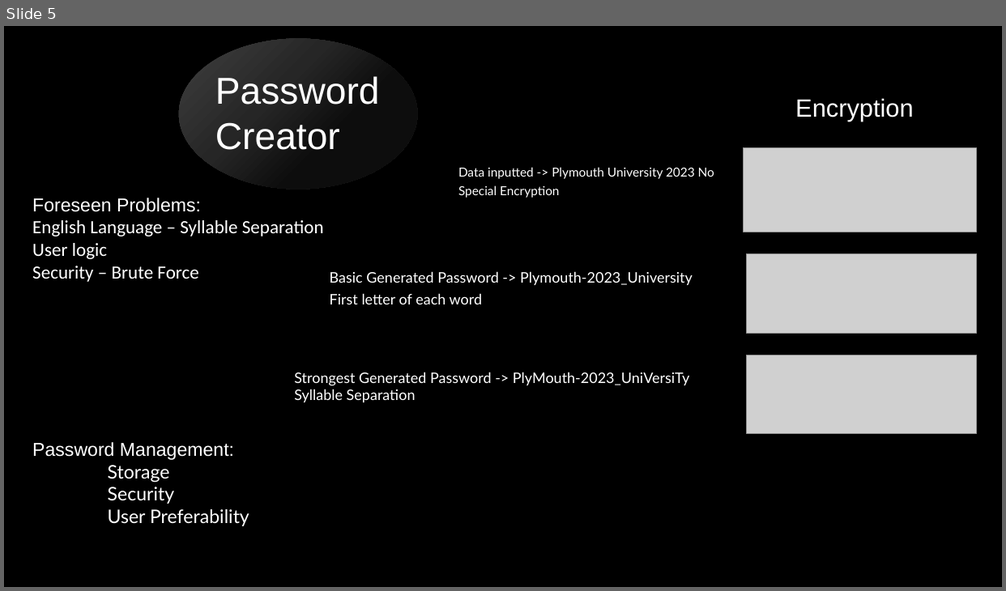
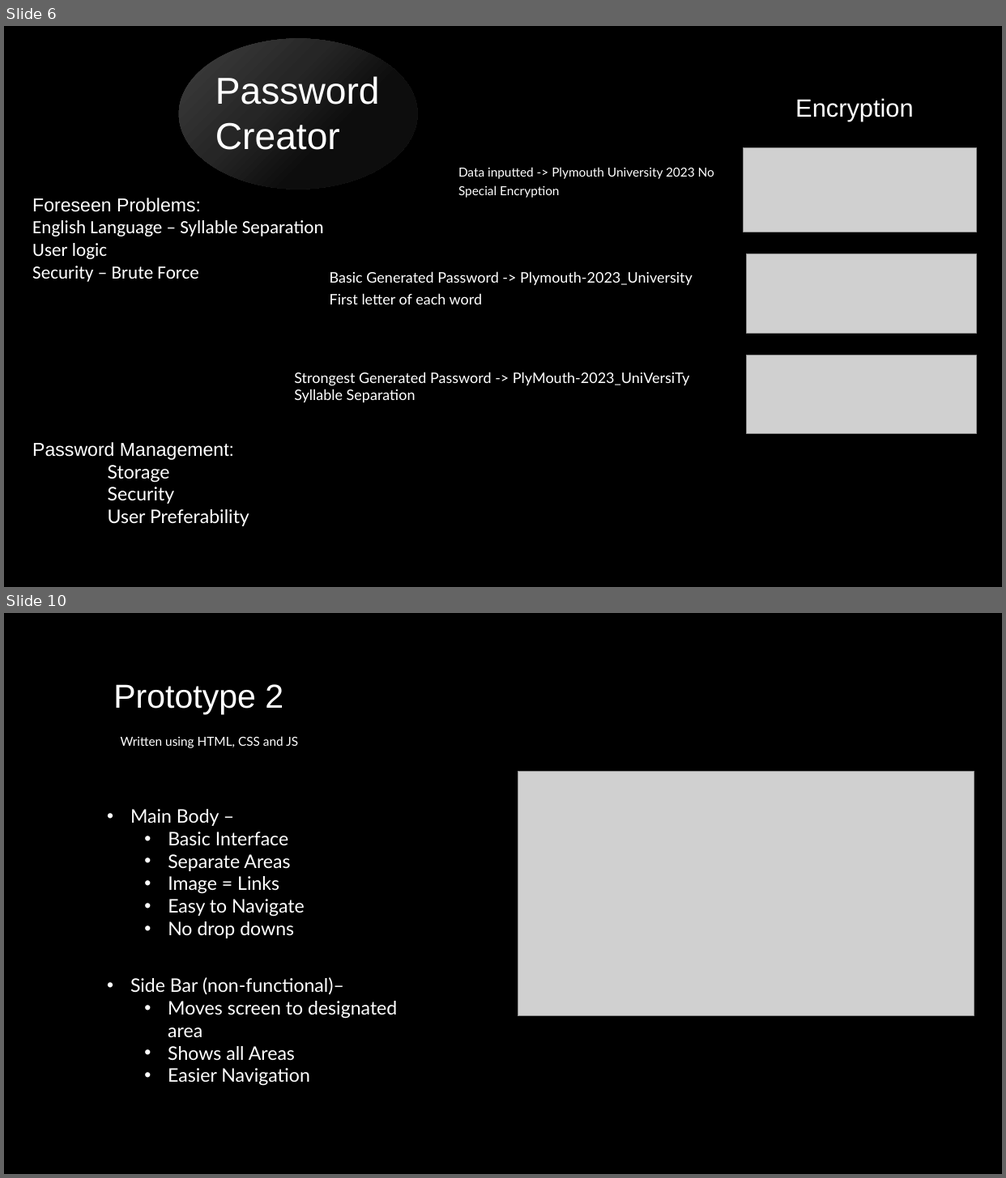
Before and after one commit to Niko-PL/Nikodem-Drabik-1004-Project, a slide deck: Project White Spectra.pptx. Shown one above the other, each under a label of ours: slide 5 before the commit, slides 6 and 10 after it; the slides between them are not shown. The pictures are 1006x591 and 1006x1178 pixels, drawn with LibreOffice and Linux fonts; fonts in the diff are those of the drawing; grey boxes stand for pictures. Boxes give left, top, right and bottom in pixels: in the first picture for what was removed or moved away, otherwise in the second. Text is boxed around its words. In the diff, an @@ line names an element or a change of style, - is before the commit and + after.

```diff
--- a/Project White Spectra.pptx
+++ b/Project White Spectra.pptx
@@ slide 10 added at (4, 613, 1002, 1174), background #000000 @@
@@ text added at (113, 684, 283, 715), 32 pt, text #FFFFFF @@
+Prototype 2
@@ text added at (121, 736, 298, 748), 12 pt, text #FFFFFF @@
+Written using HTML, CSS and JS
@@ picture added at (518, 771, 974, 1016) @@
@@ text added at (130, 809, 305, 939), 18 pt, text #FFFFFF @@
+• Main Body –
+  • Basic Interface
+  • Separate Areas
+  • Image = Links
+  • Easy to Navigate
+  • No drop downs
@@ text added at (130, 977, 397, 1086), 18 pt, text #FFFFFF @@
+• Side Bar (non-functional)–
+  • Moves screen to designated area
+  • Shows all Areas
+  • Easier Navigation
@@ what was slide 5 is now slide 6 @@
```
Also in this commit, not shown: 5 slides changed, 3 other slides added, 4 other files.
